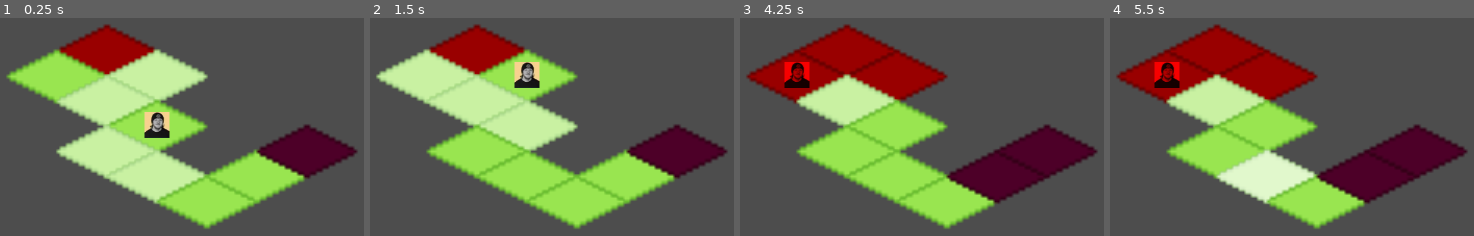
Above: before the commit, frames 1-4 (left to right).
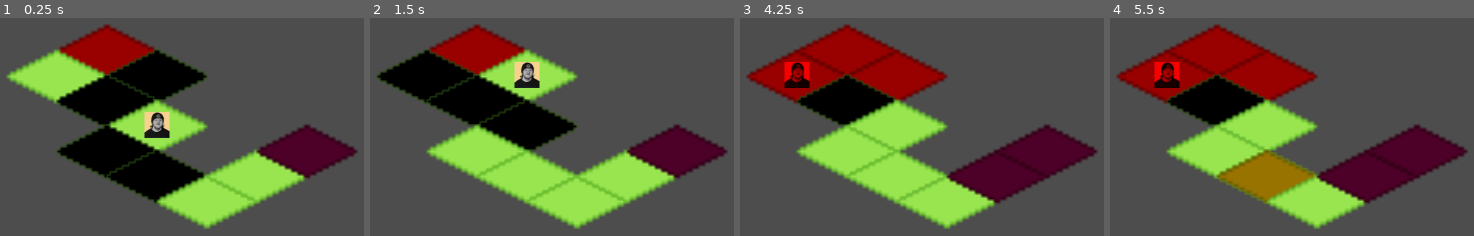
Above: after the commit, the same moments.

Repository: ckuras/GMTK-2023-Fire-Fighter
Game: Godot game, scene res://Scenes/main.tscn
Same seed, same stepped clock (60 frames per second), same inputs: the game is played once before the commit and once after it.
Inputs (mouse positions are in pixels of both pictures, inside the frame that each line leads up to):
- Up to frame 1 (0.25 s): no input
- Up to frame 2 (1.5 s): tap Enter at 0.5 s; move the mouse to (475, 50) at 0.52 s; click (475, 50) at 0.67 s; tap Space at 1.25 s; move the mouse to (526, 74) at 1.27 s; click (526, 74) at 1.42 s
- Up to frame 3 (4.25 s): tap Enter at 2, 3.5 s; move the mouse to (798, 74) at 2.02 s; click (798, 74) at 2.17 s; tap Space at 2.75 s; move the mouse to (845, 100) at 2.77 s; click (845, 100) at 2.92 s; move the mouse to (896, 124) at 3.52 s; click (896, 124) at 3.67 s
- Up to frame 4 (5.5 s): move the mouse to (1215, 150) at 4.27 s; click (1215, 150) at 4.42 s; tap Space at 5 s; move the mouse to (1266, 174) at 5.02 s; click (1266, 174) at 5.17 s

The runs differ from the first frame. In frame 1, 14% of the frame differs, in the area x 15-58%, y 14-86%; in frame 2, 11%; in frame 3, 3.7%; in frame 4, 7.5%.

Commit message:
Implement lighting stuff on fire
- added charges to game state and refactoring event handling more
- refactoring event stuff to do right clicks
- got it to work

Diff:
--- a/Scenes/tile.tscn
+++ b/Scenes/tile.tscn
@@ -1,9 +1,8 @@
-[gd_scene load_steps=5 format=3 uid="uid://byb3wjan8u1rx"]
+[gd_scene load_steps=4 format=3 uid="uid://byb3wjan8u1rx"]
 
 [ext_resource type="Texture2D" uid="uid://cdwcysljin2vi" path="res://Assets/iso_tile.png" id="1_bxljw"]
 [ext_resource type="Script" path="res://Scripts/tile.gd" id="1_ulwfg"]
 [ext_resource type="PackedScene" uid="uid://dtag84i2rw8vh" path="res://Scenes/player.tscn" id="3_6l0tj"]
-[ext_resource type="Texture2D" uid="uid://bavwh028kg0ak" path="res://Assets/iso_tile_hover.png" id="3_liu54"]
 
 [node name="Tile" type="Area2D"]
 script = ExtResource("1_ulwfg")
@@ -14,15 +13,15 @@
 
 [node name="Hover" type="Sprite2D" parent="."]
 visible = false
-modulate = Color(1, 1, 1, 0.705882)
+modulate = Color(1, 0.501961, 0, 1)
 position = Vector2(0, 8)
-texture = ExtResource("3_liu54")
+texture = ExtResource("1_bxljw")
 
 [node name="Reachable" type="Sprite2D" parent="."]
 visible = false
-modulate = Color(1, 1, 1, 0.470588)
+modulate = Color(0, 0, 0, 1)
 position = Vector2(0, 8)
-texture = ExtResource("3_liu54")
+texture = ExtResource("1_bxljw")
 
 [node name="RayCast2D" type="RayCast2D" parent="."]
 target_position = Vector2(0, 0)
--- a/Scripts/GameState.gd
+++ b/Scripts/GameState.gd
@@ -11,13 +11,17 @@
 
 var active_turn = Turn.Player
 
-@onready var player_tile_id = 4 : set = _set_player_tile_id
+@onready var player_tile_id = 0 : set = _set_player_tile_id
 @onready var player_moves_remaining = 2 : set = _set_player_moves_remaining
+@onready var player_fire_charge_count: = 1 : set = _set_player_fire_charge_count
 
 func _ready():
 	self.player_tile_id = 4
 	self.player_moves_remaining = 2
 	emit_signal("game_state_initialized")
+	self.player_fire_charge_count = 1
+
+# Player -------------------------------------------------------------------------------------------
 
 func _set_player_tile_id(_player_tile_id):
 	player_tile_id = _player_tile_id
@@ -25,4 +29,6 @@
 
 func _set_player_moves_remaining(_player_moves_remaining):
 	player_moves_remaining = _player_moves_remaining
-	emit_signal("player_moves")
+
+func _set_player_fire_charge_count(_player_fire_charge_count):
+	player_fire_charge_count = _player_fire_charge_count
--- a/Scripts/tile.gd
+++ b/Scripts/tile.gd
@@ -24,6 +24,7 @@
 
 @export var can_player_reach = false
 @export var has_player = false
+@export var is_flammable = true
 @export var tile_id: int
 @export var tile_state = TileState.None
 
@@ -142,9 +143,10 @@
 		if tile.tile_state != TileState.Fire:
 			tile.emit_signal("change_tile_state", tile_state)
 
-# --- Mouse events and state ---
-
-var previous_clicked = false
+# Mouse events and state ---------------------------------------------------------------------------
+
+var previous_left_clicked = false
+var previous_right_clicked = false
 var mouse_over = false
 
 func _on_mouse_entered():
@@ -159,23 +161,71 @@
 
 func _unhandled_input(event):
 	if event is InputEventMouseButton:
-		handle_mouse_click(event)
-
-func handle_mouse_click(event: InputEventMouseButton):
-	var is_clicking_on_current_tile = mouse_over and event.button_index == MOUSE_BUTTON_LEFT
-	var can_player_move_and_reach_this_tile = game_state.player_moves_remaining > 0 and can_player_reach
-	var is_player_turn = game_state.active_turn == game_state.Turn.Player
+		handle_mouse_event(event)
+
+# There are four combinations here: left down, left up, right down, right up.
+func handle_mouse_event(event: InputEventMouseButton):
+	var previous_clicked = previous_left_clicked or previous_right_clicked
 	var is_mouse_down = !previous_clicked and event.is_pressed()
 	var is_mouse_up = previous_clicked and !event.is_pressed()
-	var can_move_to_tile = can_player_move_and_reach_this_tile and is_mouse_down and is_player_turn
-
-	if is_clicking_on_current_tile and can_move_to_tile:
-		move_player_to_tile()
-	if !is_clicking_on_current_tile and is_mouse_up:
-		previous_clicked = false
+
+	var is_left_event = event.button_index == MOUSE_BUTTON_LEFT
+	var is_left_event_on_this_tile = mouse_over and is_left_event
+	var is_right_event = event.button_index == MOUSE_BUTTON_RIGHT
+	var is_right_event_on_this_tile = mouse_over and is_right_event
+
+	var is_left_clicking_on_current_tile = is_mouse_down and is_left_event_on_this_tile
+	var is_right_clicking_on_current_tile = is_mouse_down and is_right_event_on_this_tile
+	var is_left_releasing = is_mouse_up and is_left_event
+	var is_right_releasing = is_mouse_up and is_right_event
+
+	if (is_left_clicking_on_current_tile):
+		handle_left_mouse_down(event)
+	if (is_left_releasing):
+		handle_left_mouse_up()
+	if (is_right_clicking_on_current_tile):
+		handle_right_mouse_down(event)
+	if (is_right_releasing):
+		handle_right_mouse_up()
+
+func handle_left_mouse_down(event: InputEventMouseButton):
+	print("caught left click on tile ", tile_id)
+
+	var can_player_move = game_state.player_moves_remaining > 0
+	var can_player_reach_this_tile = can_player_reach
+	var is_player_turn = game_state.active_turn == game_state.Turn.Player
+	var can_move_to_tile = can_player_move and can_player_reach_this_tile and is_player_turn
+
+	if can_move_to_tile: move_player_to_tile()
+
+	previous_left_clicked = true
+
+func handle_left_mouse_up():
+	print("caught left release on tile ", tile_id)
+
+	previous_left_clicked = false
+
+func handle_right_mouse_down(event: InputEventMouseButton):
+	print("caught right click on tile ", tile_id)
+
+	var is_within_player_range = false
+	for tile in get_all_neighbors():
+		if tile.has_player:
+			is_within_player_range = true
+
+	var can_be_lit_on_fire = is_within_player_range and is_flammable
+
+	if can_be_lit_on_fire:
+		emit_signal("change_tile_state", TileState.Fire)
+
+	previous_right_clicked = true
+
+func handle_right_mouse_up():
+	print("caught right release on tile ", tile_id)
+
+	previous_right_clicked = false
 
 func move_player_to_tile():
-	previous_clicked = true
 	game_state.player_tile_id = tile_id
 	if game_state.player_moves_remaining == 1:
 		EventBus.emit_signal("turn_ended")
